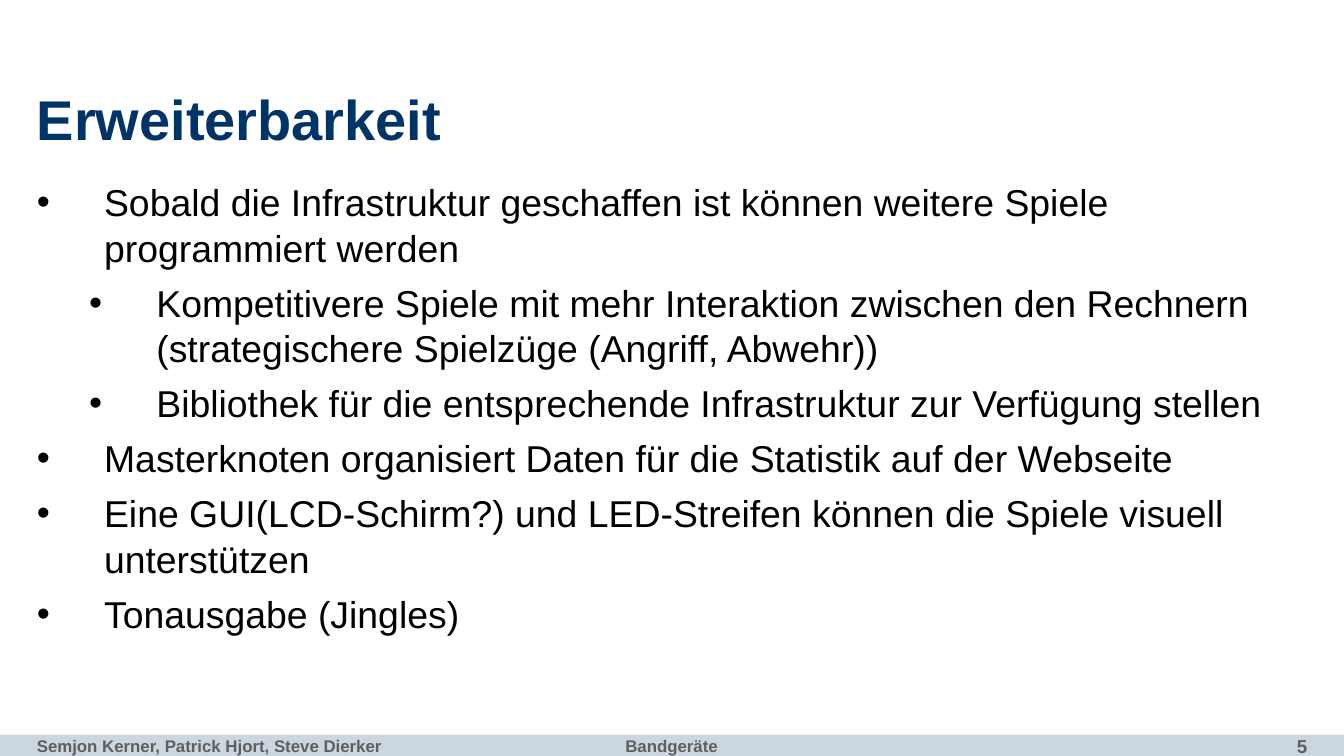
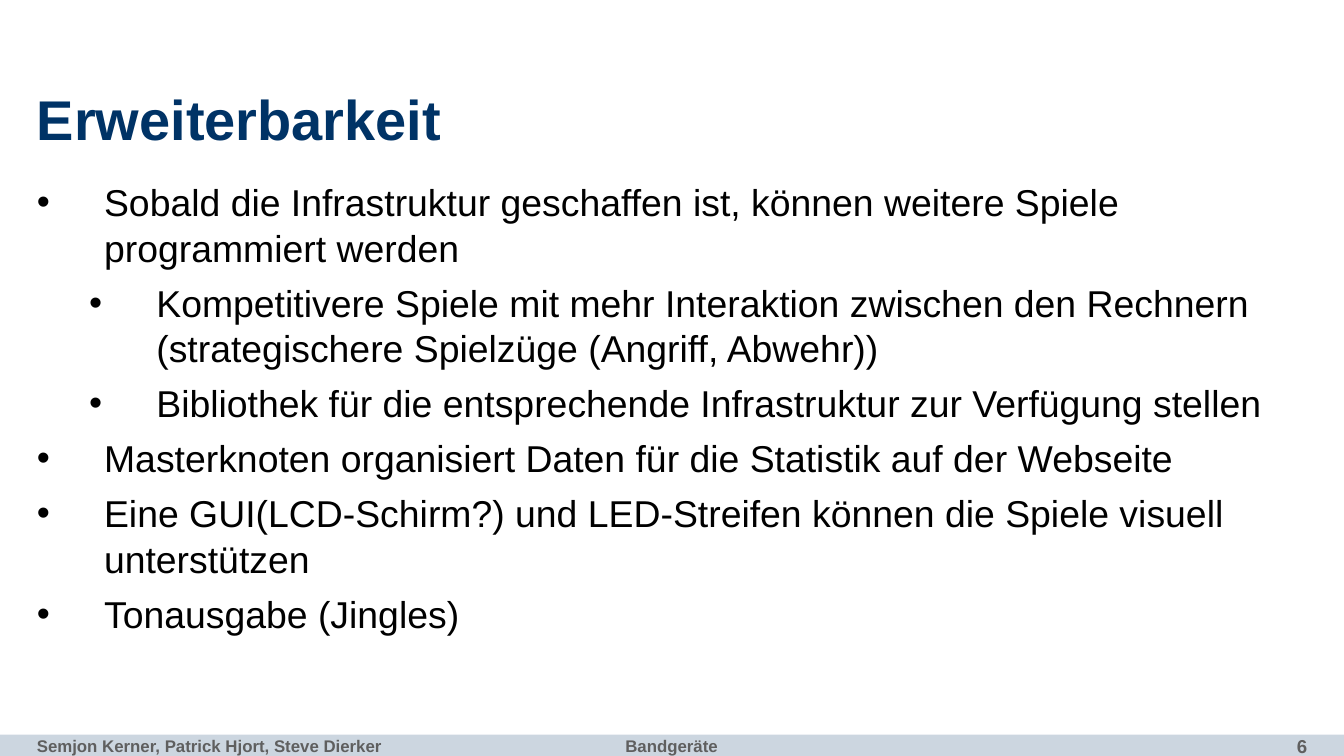
Before and after one commit to fu-inet-swp17/team1, a slide deck: slide 6 of slides/bandgeraete.pptx (slide 5 before the commit). Drawn at 1344x756 pixels with LibreOffice and Linux fonts; fonts in the diff are those of the drawing; background and template pictures are left out. Boxes give left, top, right and bottom in pixels: in the first picture for what was removed or moved away, otherwise in the second. Text is boxed around its words. In the diff, an @@ line names an element or a change of style, - is before the commit and + after.

```diff
--- a/slides/bandgeraete.pptx
+++ b/slides/bandgeraete.pptx
@@ text at (x1=104, y1=189, x2=1119, y2=270): text changed @@
-• Sobald die Infrastruktur geschaffen ist können weitere Spiele programmiert werden
+• Sobald die Infrastruktur geschaffen ist, können weitere Spiele programmiert werden
```
Also in this commit, not shown: 3 other slides changed, 1 slide added, 1 other file.
